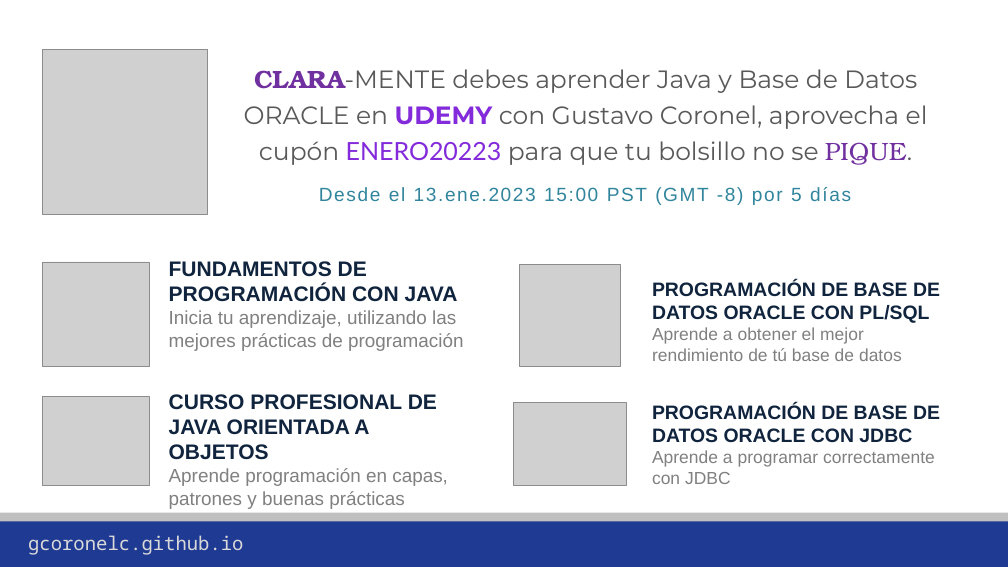
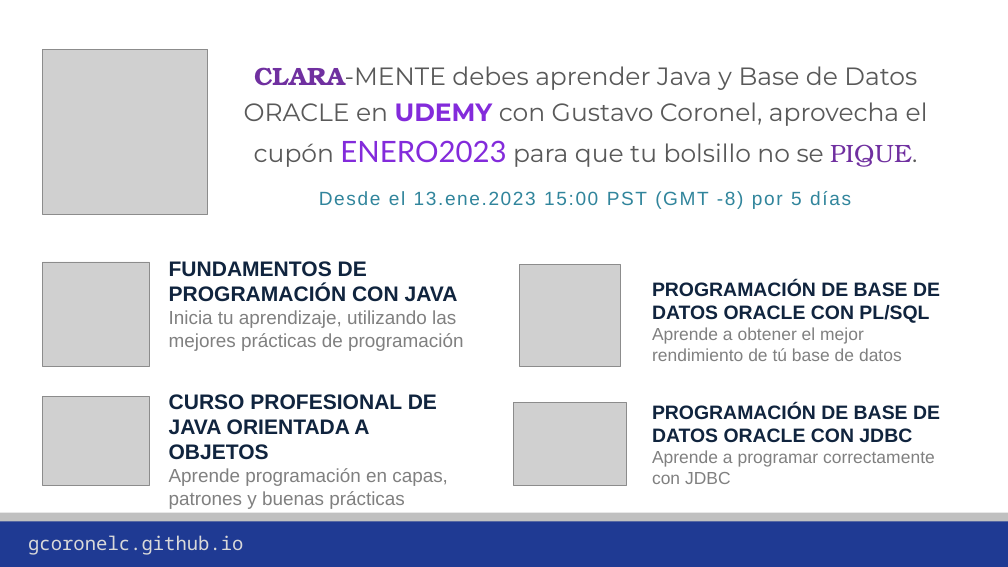
Before and after one commit to gcoronelc/gcoronelc.github.io, a slide deck: slide 2 of img/Publicidad.pptx. Drawn at 1008x567 pixels with LibreOffice and Linux fonts; fonts in the diff are those of the drawing; grey boxes stand for pictures; background and template pictures are left out. Boxes give left, top, right and bottom in pixels: in the first picture for what was removed or moved away, otherwise in the second. Text is boxed around its words. In the diff, an @@ line names an element or a change of style, - is before the commit and + after.

Commit message:
Enero 2022

```diff
--- a/img/Publicidad.pptx
+++ b/img/Publicidad.pptx
@@ text at [244, 66, 928, 167]: text changed @@
-CLARA-MENTE debes aprender Java y Base de Datos ORACLE en UDEMY con Gustavo Coronel, aprovecha el cupón ENERO20223 para que tu bolsillo no se PIQUE.
+CLARA-MENTE debes aprender Java y Base de Datos ORACLE en UDEMY con Gustavo Coronel, aprovecha el cupón ENERO2023 para que tu bolsillo no se PIQUE.
```
Also in this commit, not shown: 1 other file.
